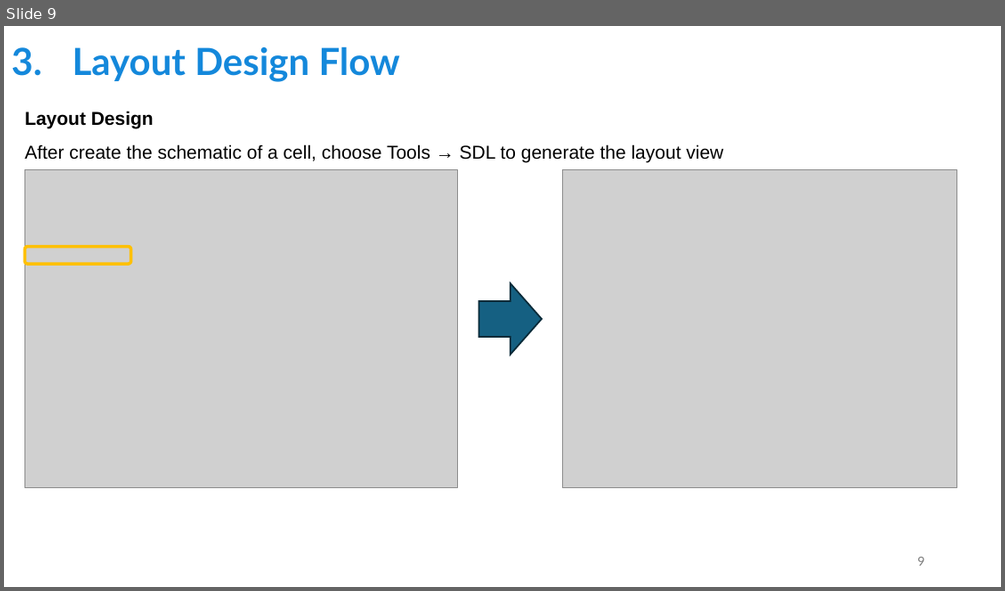
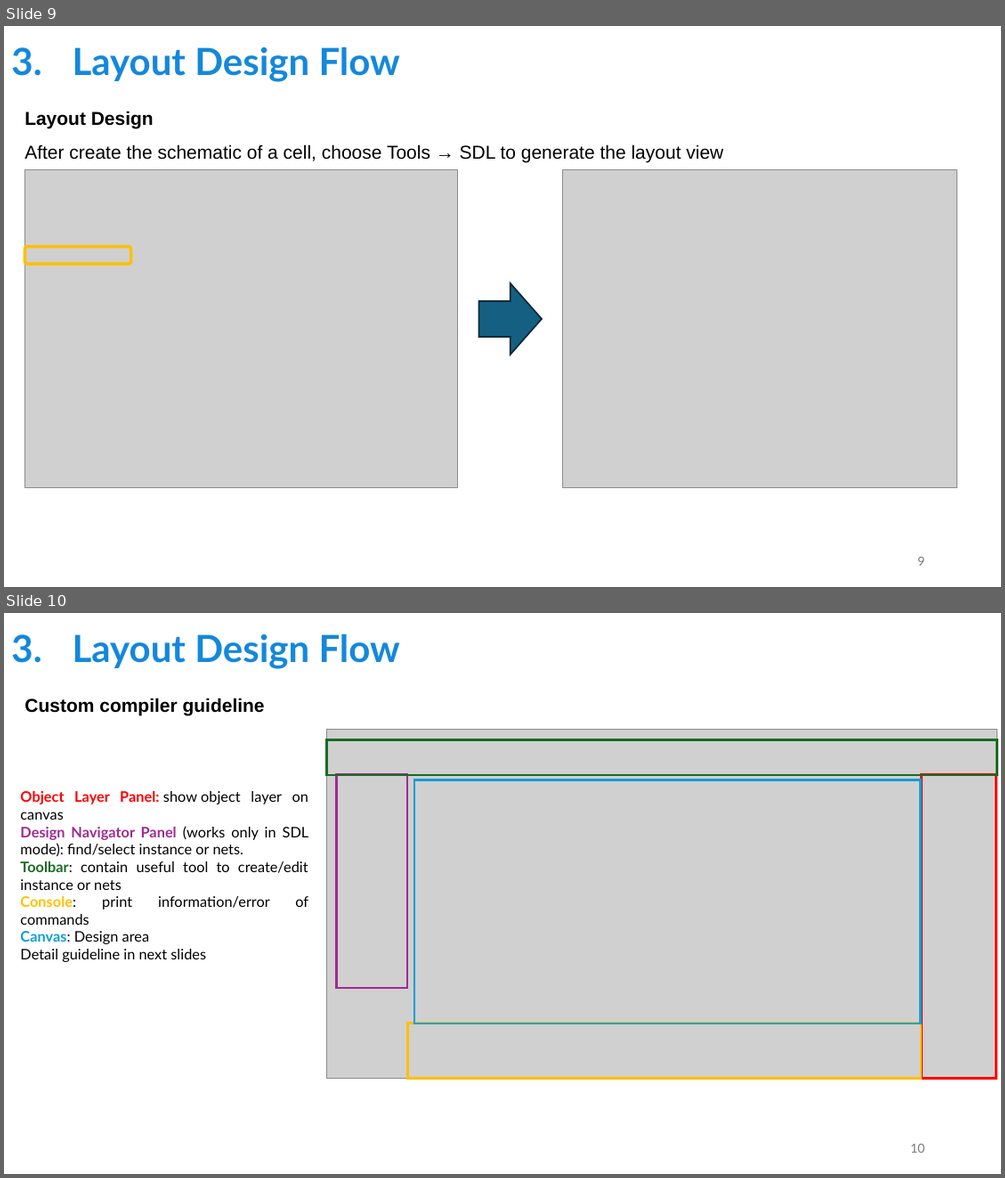
Before and after one commit to tien2032002/CC-Guideline, a slide deck: SYNOPSYS TOOLS GUIDELINES 1.pptx. Shown one above the other, each under a label of ours: slide 9 before the commit, slides 9 and 10 after it. The pictures are 1005x591 and 1005x1178 pixels, drawn with LibreOffice and Linux fonts; fonts in the diff are those of the drawing; grey boxes stand for pictures. Boxes give left, top, right and bottom in pixels: in the first picture for what was removed or moved away, otherwise in the second. Text is boxed around its words. In the diff, an @@ line names an element or a change of style, - is before the commit and + after.

Commit message:
update layout guideline

```diff
--- a/SYNOPSYS TOOLS GUIDELINES 1.pptx
+++ b/SYNOPSYS TOOLS GUIDELINES 1.pptx
@@ slide 10 added at bbox=[4, 613, 1001, 1174], background #FFFFFF @@
@@ title added at bbox=[73, 633, 400, 669], 36 pt, text #1488DB, bold @@
+3. Layout Design Flow
@@ text added at bbox=[24, 698, 265, 716], 18 pt, text #000000, bold @@
+Custom compiler guideline
@@ picture added at bbox=[326, 729, 997, 1078] @@
@@ rectangle added at bbox=[326, 740, 997, 775], outline #196B24 2.25 pt @@
@@ text added at bbox=[20, 791, 309, 962], 14 pt, text #000000 @@
+Object Layer Panel: show object layer on canvas
+Design Navigator Panel (works only in SDL mode): find/select instance or nets.
+Toolbar: contain useful tool to create/edit instance or nets
+Console: print information/error of commands
+Canvas: Design area
+Detail guideline in next slides
@@ rectangle added at bbox=[337, 774, 408, 988], outline #A02B93 2.25 pt @@
@@ rectangle added at bbox=[414, 779, 921, 1022], outline #0F9ED5 2.25 pt @@
@@ rectangle added at bbox=[922, 774, 996, 1078], outline #FF0000 2.25 pt @@
@@ rectangle added at bbox=[408, 1022, 922, 1078], outline #FFC000 2.25 pt @@
@@ page number added at bbox=[910, 1143, 924, 1152], 12 pt, text #797979 @@
+10
```
Also in this commit, not shown: 12 other slides added.
